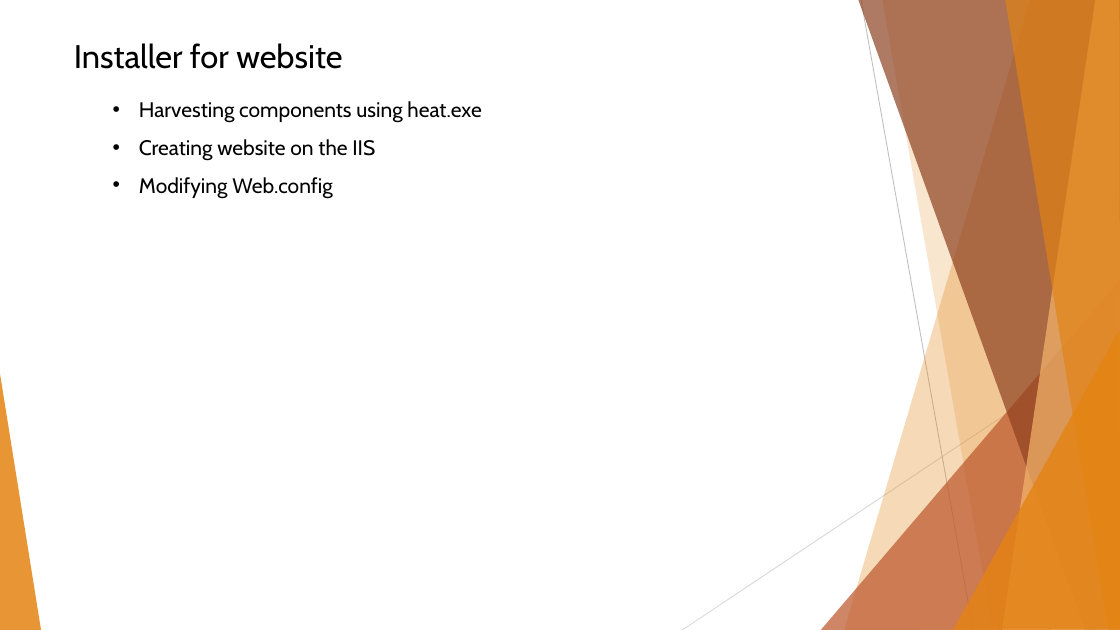
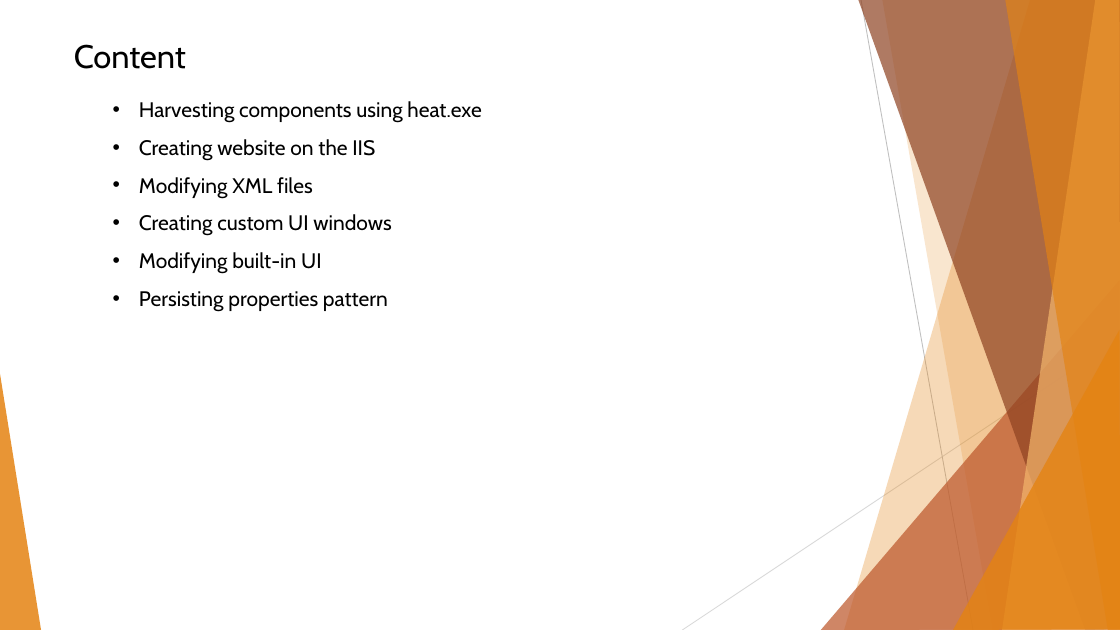
Before and after one commit to BinaryStudioAcademy/WixGettingStartedCourse, a slide deck: slide 3 of Part 3/WiX Part 3.pptx. Drawn at 1120x630 pixels with LibreOffice and Linux fonts; fonts in the diff are those of the drawing. Boxes give left, top, right and bottom in pixels: in the first picture for what was removed or moved away, otherwise in the second. Text is boxed around its words. In the diff, an @@ line names an element or a change of style, - is before the commit and + after.

Commit message:
Updated presentations.

```diff
--- a/Part 3/WiX Part 3.pptx
+++ b/Part 3/WiX Part 3.pptx
@@ text at box(74, 44, 186, 69): text changed @@
-Installer for website
+Content
@@ text at box(139, 177, 391, 312): text changed @@
-• Modifying Web.config
+• Modifying XML files
+• Creating custom UI windows
+• Modifying built-in UI
+• Persisting properties pattern
```
Also in this commit, not shown: 3 other files.
